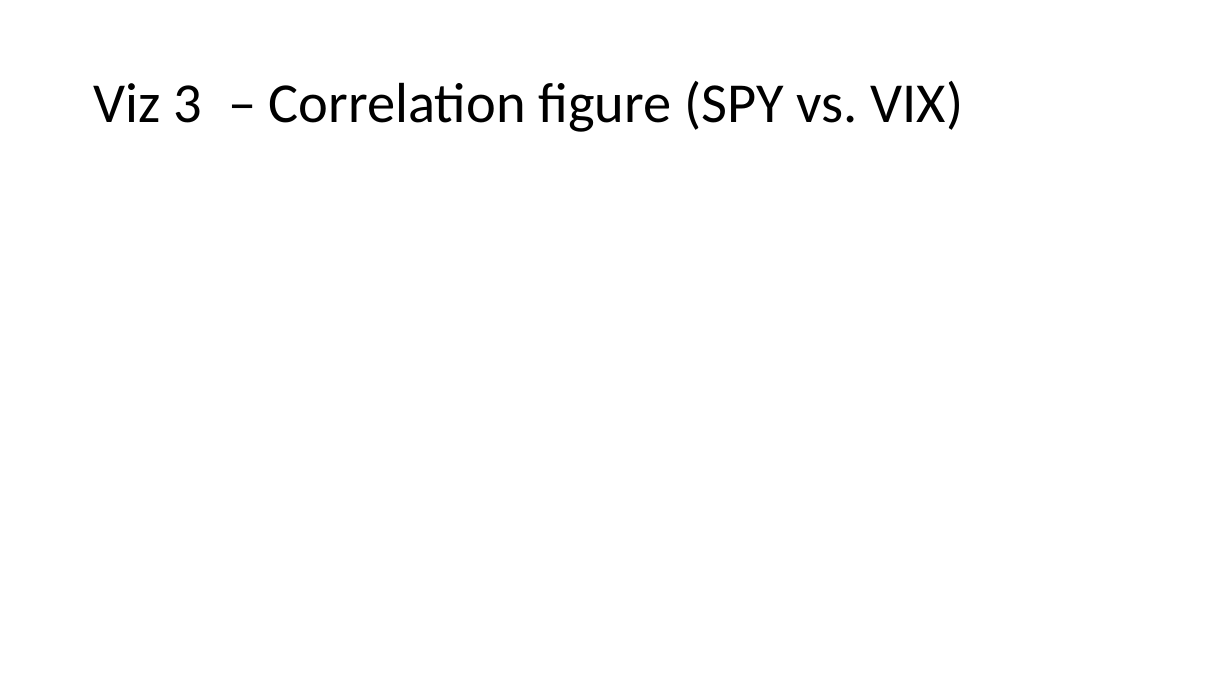
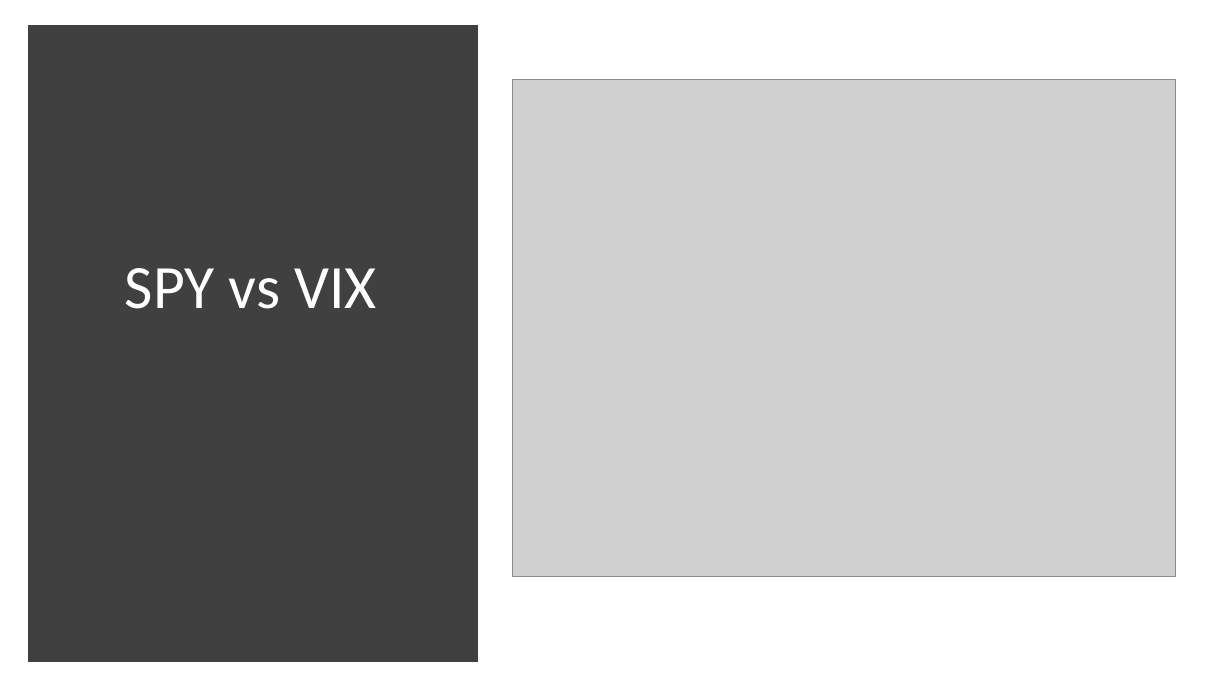
Before and after one commit to Matlickp/SP500-vs-Unemployment-Rate, a slide deck: slide 7 of ETL_Presentation.pptx. Drawn at 1232x693 pixels with LibreOffice and Linux fonts; fonts in the diff are those of the drawing; grey boxes stand for pictures. Boxes give left, top, right and bottom in pixels: in the first picture for what was removed or moved away, otherwise in the second. Text is boxed around its words. In the diff, an @@ line names an element or a change of style, - is before the commit and + after.

```diff
--- a/ETL_Presentation.pptx
+++ b/ETL_Presentation.pptx
@@ rectangle added at (34, 31, 472, 656), fill #404040, outline #404040 10 pt @@
@@ picture added at (513, 79, 1176, 577) @@
@@ title at (125, 268, 376, 309): text changed; size 44 to 48 pt; text colour #000000 to #FFFFFF @@
-Viz 3 – Correlation figure (SPY vs. VIX)
+SPY vs VIX
```
Also in this commit, not shown: 3 other slides changed, 4 slides added, 4 slides removed.
